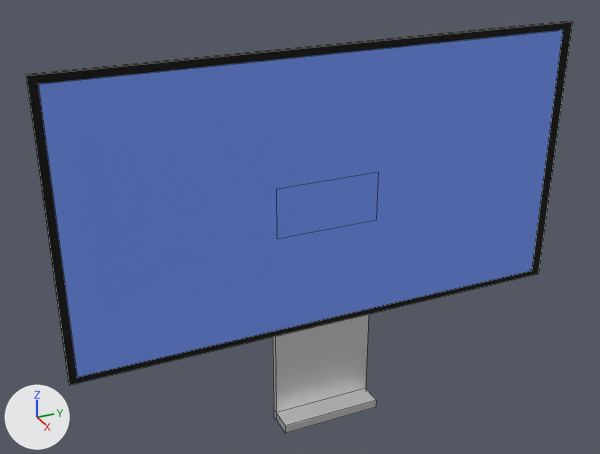
The Blender file .Blend Files/Level1/Level1Monitor.blend, before and after one commit.
Before and after are seen from a 50 mm lens placed at (2.55, -1.49, 2.49), pointed at (-0.52, -0.11, 0.95). Lighting does not change. The marker at lower left points along +X, +Y and +Z. Mesh edges are drawn as thin lines.
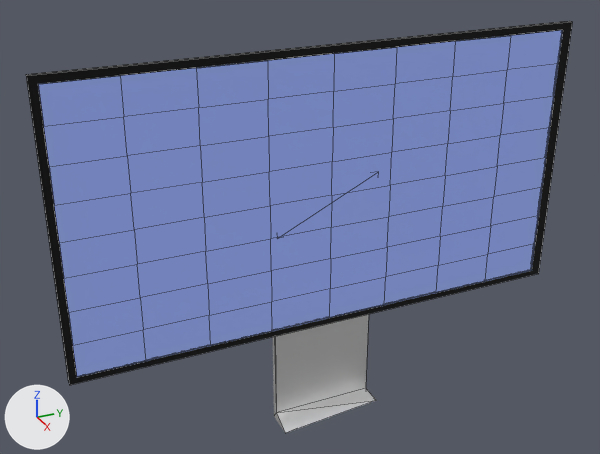
Pixel boxes (x1, y1, x2, y2) of what changed, in the pictures (600 x 454 px):
'Plane', recoloured, surface changed
    both: (38, 30, 563, 377)
'Cube', modifiers changed
    both: (273, 314, 376, 433)

What the commit changed:
In material 'Material.001' (mat_material_001), emission_strength is now set to 1.0.
In material 'Material.001' (mat_material_001), emission_color is now set to (0.0946, 0.0946, 0.0946), dark grey #575757.
Object 'Cube' (ob_cube) gains a DECIMATE modifier named 'Decimate'.
Modifier setting: decimate_type = 'UNSUBDIV'.
Modifier setting: iterations = 1.
